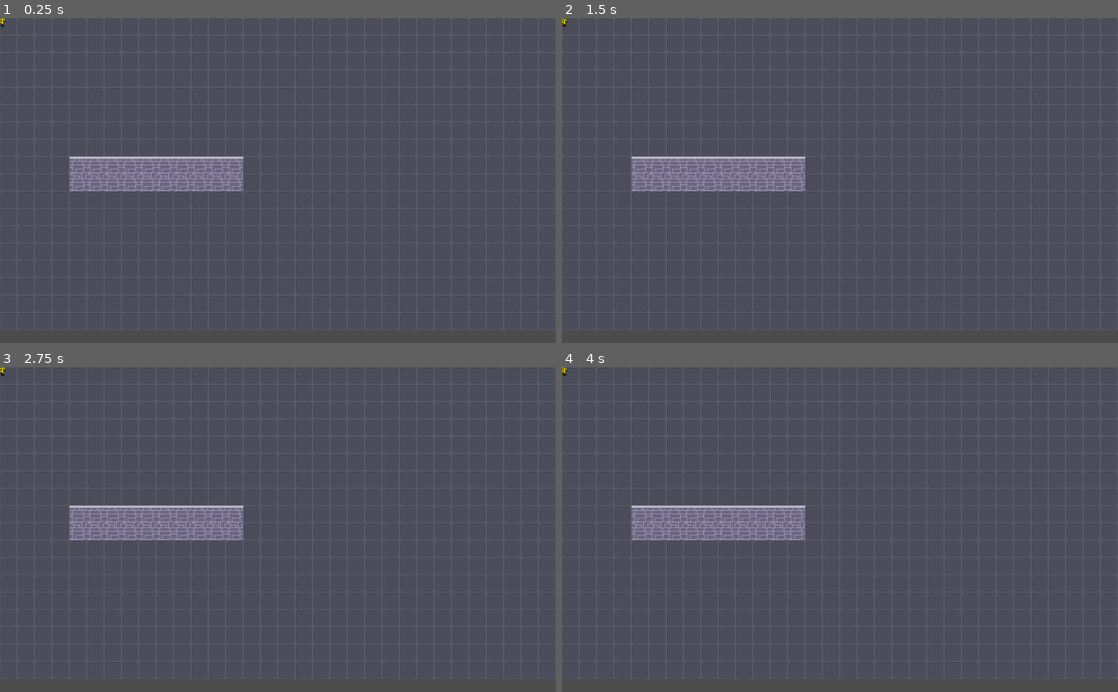
Above: before the commit, frames 1-4 (two rows, left to right).
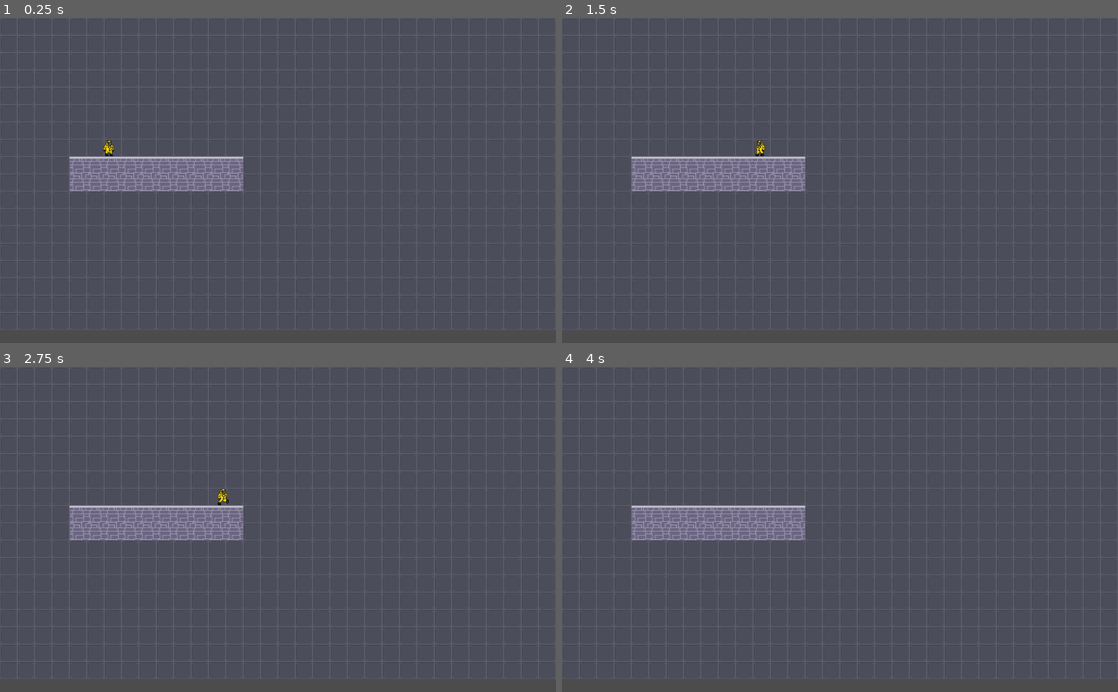
Above: after the commit, the same moments.

Repository: keklingaiu/C220-Final-Project---Pressure-Coming-Down
Game: Godot game, scene res://Level1.tscn
Two runs of this game, one before a commit and one after it. Both use one fixed random seed, a clock stepped at 60 frames per second and the inputs below. Before the commit the project has no main scene; this scene is started directly in both runs.
Inputs:
- Up to frame 1 (0.25 s): no input
- Up to frame 2 (1.5 s): tap Enter at 0.5 s; hold D (Right, bound only after the commit) 0.53-1.28 s; tap W (Jump, bound only after the commit) at 0.6, 0.77, 1.07, 1.35 s; hold A (Left, bound only after the commit) from 1.28 s (still down)
- Up to frame 3 (2.75 s): tap W (Jump, bound only after the commit) at 1.52, 1.82, 2.1 s; release A (Left, bound only after the commit) at 2.03 s; hold D (Right, bound only after the commit) from 2.03 s (still down)
- Up to frame 4 (4 s): tap W (Jump, bound only after the commit) at 2.85, 3.02, 3.32, 3.6, 3.77 s; release D (Right, bound only after the commit) at 3.53 s; hold A (Left, bound only after the commit) from 3.53 s (still down)

The runs differ from the first frame. In frame 1, less than 0.1% of the frame differs, in the area x 0-21%, y 0-43%; in frame 2, less than 0.1%; in frame 3, less than 0.1%; in frame 4, less than 0.1%.

Commit message:
Player for the most part

Diff:
--- a/Final/Level1.tscn
+++ b/Final/Level1.tscn
@@ -1,9 +1,12 @@
-[gd_scene load_steps=15 format=2]
+[gd_scene load_steps=27 format=2]
 
 [ext_resource path="res://Sprites/block_top.png" type="Texture" id=1]
 [ext_resource path="res://Sprites/background_tile.png" type="Texture" id=2]
 [ext_resource path="res://Sprites/block_bottom.png" type="Texture" id=3]
 [ext_resource path="res://Sprites/spr_player_default_strip.png" type="Texture" id=4]
+[ext_resource path="res://Player.gd" type="Script" id=5]
+[ext_resource path="res://Sprites/spr_player_jump.png" type="Texture" id=6]
+[ext_resource path="res://Sprites/spr_player_walk_right_strip.png" type="Texture" id=7]
 
 [sub_resource type="TileSet" id=1]
 0/name = "background_tile.png 0"
@@ -72,33 +75,75 @@
 1/z_index = 0
 
 [sub_resource type="RectangleShape2D" id=5]
-extents = Vector2( 10, 14.5 )
+extents = Vector2( 12, 15 )
 
-[sub_resource type="AtlasTexture" id=7]
-flags = 4
+[sub_resource type="AtlasTexture" id=6]
 atlas = ExtResource( 4 )
 region = Rect2( 0, 0, 32, 32 )
 
-[sub_resource type="AtlasTexture" id=8]
-flags = 4
+[sub_resource type="AtlasTexture" id=7]
 atlas = ExtResource( 4 )
 region = Rect2( 32, 0, 32, 32 )
 
-[sub_resource type="AtlasTexture" id=9]
-flags = 4
+[sub_resource type="AtlasTexture" id=8]
 atlas = ExtResource( 4 )
 region = Rect2( 64, 0, 32, 32 )
 
-[sub_resource type="AtlasTexture" id=10]
-flags = 4
+[sub_resource type="AtlasTexture" id=9]
 atlas = ExtResource( 4 )
 region = Rect2( 96, 0, 32, 32 )
 
-[sub_resource type="SpriteFrames" id=6]
+[sub_resource type="AtlasTexture" id=10]
+atlas = ExtResource( 7 )
+region = Rect2( 0, 0, 32, 32 )
+
+[sub_resource type="AtlasTexture" id=11]
+atlas = ExtResource( 7 )
+region = Rect2( 32, 0, 32, 32 )
+
+[sub_resource type="AtlasTexture" id=12]
+atlas = ExtResource( 7 )
+region = Rect2( 64, 0, 32, 32 )
+
+[sub_resource type="AtlasTexture" id=13]
+atlas = ExtResource( 7 )
+region = Rect2( 96, 0, 32, 32 )
+
+[sub_resource type="AtlasTexture" id=14]
+atlas = ExtResource( 7 )
+region = Rect2( 128, 0, 32, 32 )
+
+[sub_resource type="AtlasTexture" id=15]
+atlas = ExtResource( 7 )
+region = Rect2( 160, 0, 32, 32 )
+
+[sub_resource type="AtlasTexture" id=16]
+atlas = ExtResource( 7 )
+region = Rect2( 192, 0, 32, 32 )
+
+[sub_resource type="AtlasTexture" id=17]
+atlas = ExtResource( 7 )
+region = Rect2( 224, 0, 32, 32 )
+
+[sub_resource type="AtlasTexture" id=18]
+atlas = ExtResource( 6 )
+region = Rect2( 0, 0, 32, 32 )
+
+[sub_resource type="SpriteFrames" id=19]
 animations = [ {
-"frames": [ SubResource( 7 ), SubResource( 8 ), SubResource( 9 ), SubResource( 10 ) ],
+"frames": [ SubResource( 6 ), SubResource( 7 ), SubResource( 8 ), SubResource( 9 ) ],
 "loop": true,
 "name": "Idle",
+"speed": 5.0
+}, {
+"frames": [ SubResource( 10 ), SubResource( 11 ), SubResource( 12 ), SubResource( 13 ), SubResource( 14 ), SubResource( 15 ), SubResource( 16 ), SubResource( 17 ) ],
+"loop": true,
+"name": "Walking",
+"speed": 5.0
+}, {
+"frames": [ SubResource( 18 ) ],
+"loop": true,
+"name": "Jump",
 "speed": 5.0
 } ]
 
@@ -116,15 +161,29 @@
 tile_data = PoolIntArray( 524292, 1, 0, 524293, 1, 0, 524294, 1, 0, 524295, 1, 0, 524296, 1, 0, 524297, 1, 0, 524298, 1 …(187 unchanged characters)…
 
 [node name="Player_Container" type="Node2D" parent="."]
+position = Vector2( 200, 200 )
 
 [node name="Player" type="KinematicBody2D" parent="Player_Container"]
+script = ExtResource( 5 )
+
+[node name="RayCast2D" type="RayCast2D" parent="Player_Container/Player"]
+position = Vector2( 10, 0 )
+enabled = true
+cast_to = Vector2( 0, 17 )
+collide_with_areas = true
+
+[node name="RayCast2D2" type="RayCast2D" parent="Player_Container/Player"]
+position = Vector2( -10, 0 )
+enabled = true
+cast_to = Vector2( 0, 17 )
+collide_with_areas = true
 
 [node name="CollisionShape2D" type="CollisionShape2D" parent="Player_Container/Player"]
 position = Vector2( 0, 1.5 )
 shape = SubResource( 5 )
 
 [node name="AnimatedSprite" type="AnimatedSprite" parent="Player_Container/Player"]
-frames = SubResource( 6 )
+frames = SubResource( 19 )
 animation = "Idle"
 frame = 3
 playing = true
--- /dev/null
+++ b/Final/Player.gd
@@ -0,0 +1,74 @@
+extends KinematicBody2D
+
+
+# Declare member variables here. Examples:
+# var a = 2
+# var b = "text"
+
+var velocity = Vector2.ZERO
+var direction = 1
+var onGround = false
+var currentAnimation = null
+var jumped = false
+
+onready var raycast1 = get_node("RayCast2D")
+onready var raycast2 = get_node("RayCast2D2")
+
+export var speed = 5
+export var jump = 5
+export var gravity = Vector2(0, 30)
+export var deathHeight = 1000
+
+
+# Called when the node enters the scene tree for the first time.
+func _ready():
+	pass
+
+
+# Called every frame. 'delta' is the elapsed time since the previous frame.
+func _process(delta):
+	if direction < 0 and not $AnimatedSprite.flip_h: $AnimatedSprite.flip_h = true
+	if direction > 0 and $AnimatedSprite.flip_h: $AnimatedSprite.flip_h = false
+
+	if position.y > deathHeight:
+		die()
+
+	onGround = raycast1.is_colliding() or raycast2.is_colliding()
+
+	if not onGround:
+		velocity.y += gravity.y * delta
+	elif velocity.y != 0:
+		if jumped:
+			$AnimatedSprite.animation = currentAnimation
+			jumped = false
+		velocity.y = 0
+
+	if Input.is_action_just_pressed("Jump") and onGround:
+		velocity.y -= jump
+		$AnimatedSprite.animation = "Jump"
+		jumped = true
+
+	if Input.is_action_just_pressed("Left"):
+		direction = -1
+		velocity.x = speed * -1
+		if $AnimatedSprite.animation != "Jump":
+			$AnimatedSprite.animation = "Walking"
+			currentAnimation = "Walking"
+
+	if Input.is_action_just_pressed("Right"):
+		direction = 1
+		velocity.x = speed
+		if $AnimatedSprite.animation != "Jump":
+			$AnimatedSprite.animation = "Walking"
+			currentAnimation = "Walking"
+
+	if (Input.is_action_just_released("Left") and not Input.is_action_pressed("Right")) or (Input.is_action_just_released("Right") and not Input.is_action_pressed("Left")):
+			velocity = Vector2.ZERO
+			$AnimatedSprite.animation = "Idle"
+			currentAnimation = "Idle"
+
+	if velocity != Vector2.ZERO:
+		move_and_collide(velocity)
+
+func die():
+	queue_free()
--- a/Final/project.godot
+++ b/Final/project.godot
@@ -16,7 +16,30 @@
 [application]
 
 config/name="C220 Final"
+run/main_scene="res://Level1.tscn"
 config/icon="res://icon.png"
+
+[input]
+
+Left={
+"deadzone": 0.5,
+"events": [ Object(InputEventKey,"resource_local_to_scene":false,"resource_name":"","device":0,"alt":false,"shift":false,"control":false,"meta":false,"command":false,"pressed":false,"scancode":65,"unicode":0,"echo":false,"script":null)
+, Object(InputEventKey,"resource_local_to_scene":false,"resource_name":"","device":0,"alt":false,"shift":false,"control":false,"meta":false,"command":false,"pressed":false,"scancode":16777231,"unicode":0,"echo":false,"script":null)
+ ]
+}
+Right={
+"deadzone": 0.5,
+"events": [ Object(InputEventKey,"resource_local_to_scene":false,"resource_name":"","device":0,"alt":false,"shift":false,"control":false,"meta":false,"command":false,"pressed":false,"scancode":68,"unicode":0,"echo":false,"script":null)
+, Object(InputEventKey,"resource_local_to_scene":false,"resource_name":"","device":0,"alt":false,"shift":false,"control":false,"meta":false,"command":false,"pressed":false,"scancode":16777233,"unicode":0,"echo":false,"script":null)
+ ]
+}
+Jump={
+"deadzone": 0.5,
+"events": [ Object(InputEventKey,"resource_local_to_scene":false,"resource_name":"","device":0,"alt":false,"shift":false,"control":false,"meta":false,"command":false,"pressed":false,"scancode":87,"unicode":0,"echo":false,"script":null)
+, Object(InputEventKey,"resource_local_to_scene":false,"resource_name":"","device":0,"alt":false,"shift":false,"control":false,"meta":false,"command":false,"pressed":false,"scancode":16777232,"unicode":0,"echo":false,"script":null)
+, Object(InputEventKey,"resource_local_to_scene":false,"resource_name":"","device":0,"alt":false,"shift":false,"control":false,"meta":false,"command":false,"pressed":false,"scancode":32,"unicode":0,"echo":false,"script":null)
+ ]
+}
 
 [rendering]
 
